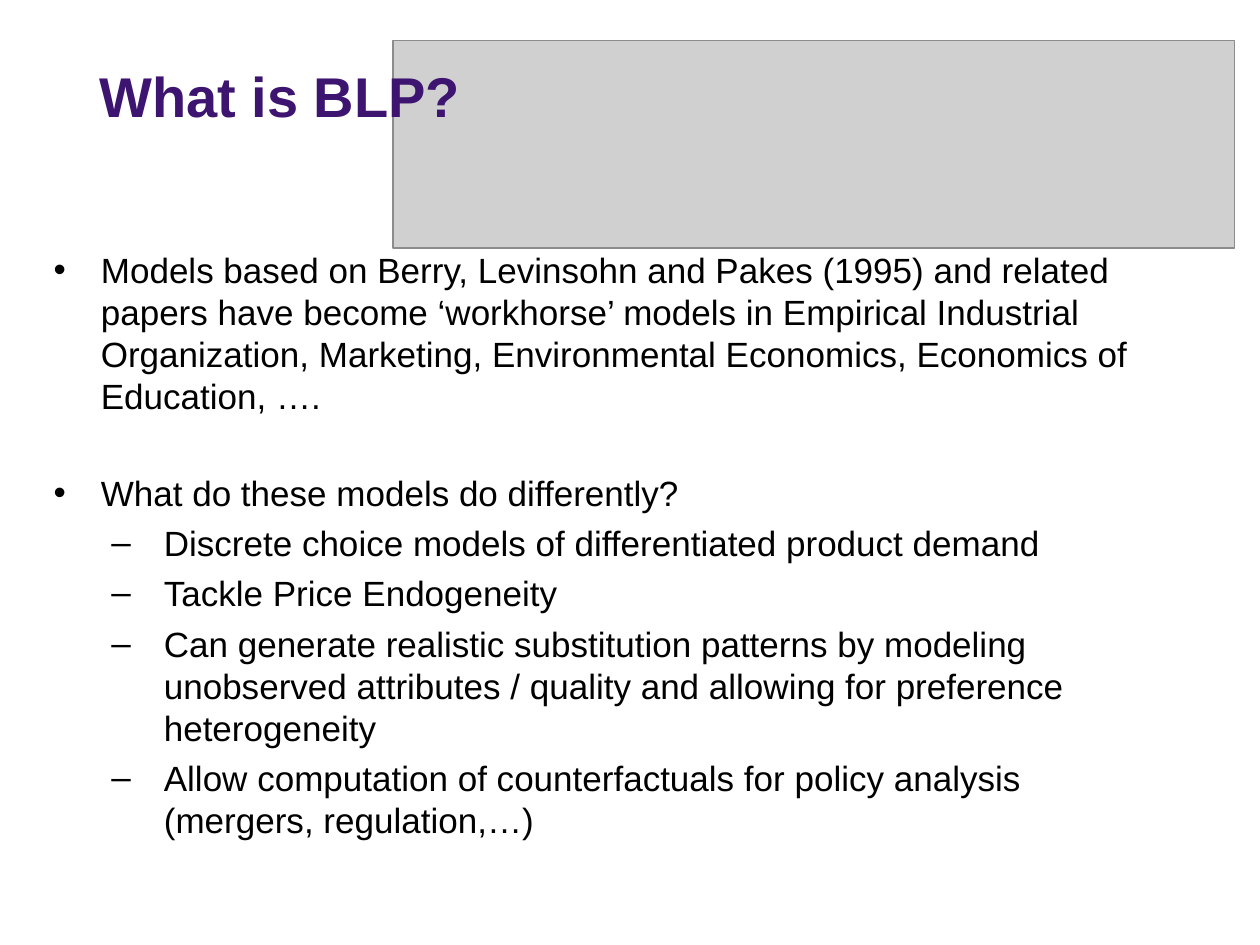
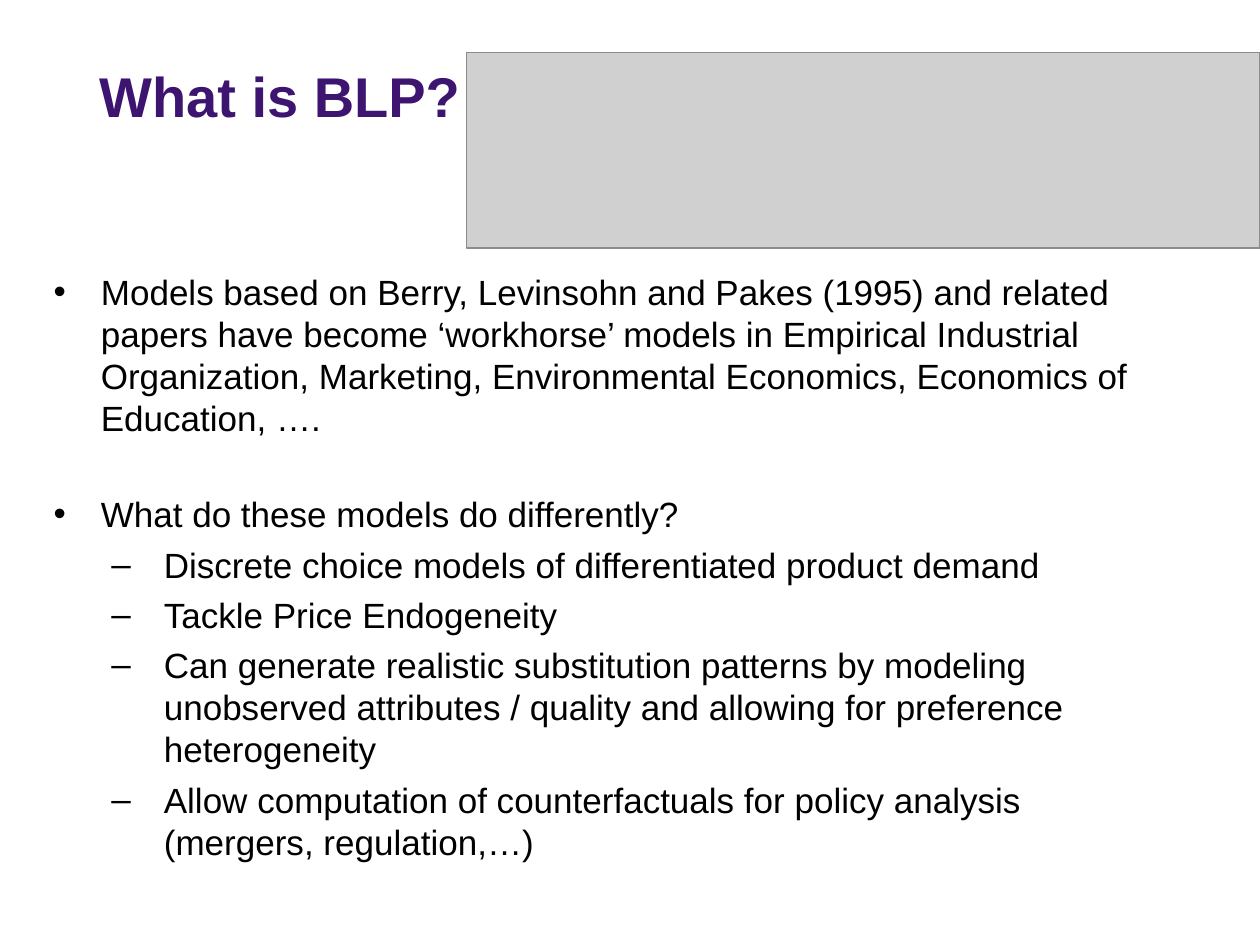
Before and after one commit to rs-kellogg/2023-phd-workshop, a slide deck: slide 2 of session-5-pyblp/Session 5 - PyBLP.pptx. Drawn at 1260x945 pixels with LibreOffice and Linux fonts; fonts in the diff are those of the drawing; grey boxes stand for pictures; background and template pictures are left out. Boxes give left, top, right and bottom in pixels: in the first picture for what was removed or moved away, otherwise in the second. Text is boxed around its words. In the diff, an @@ line names an element or a change of style, - is before the commit and + after.

```diff
--- a/session-5-pyblp/Session 5 - PyBLP.pptx
+++ b/session-5-pyblp/Session 5 - PyBLP.pptx
@@ picture: place and size @@
-picture at bbox=[393, 40, 1235, 248]
+picture at bbox=[466, 52, 1260, 247]
@@ text "Models based on Berry, Levinsohn ...": place and size @@
-text "Models based on Berry, Levinsohn ..." at bbox=[101, 257, 1127, 840]
+text "Models based on Berry, Levinsohn ..." at bbox=[101, 279, 1127, 862]
```
Also in this commit, not shown: 1 other slide changed.
